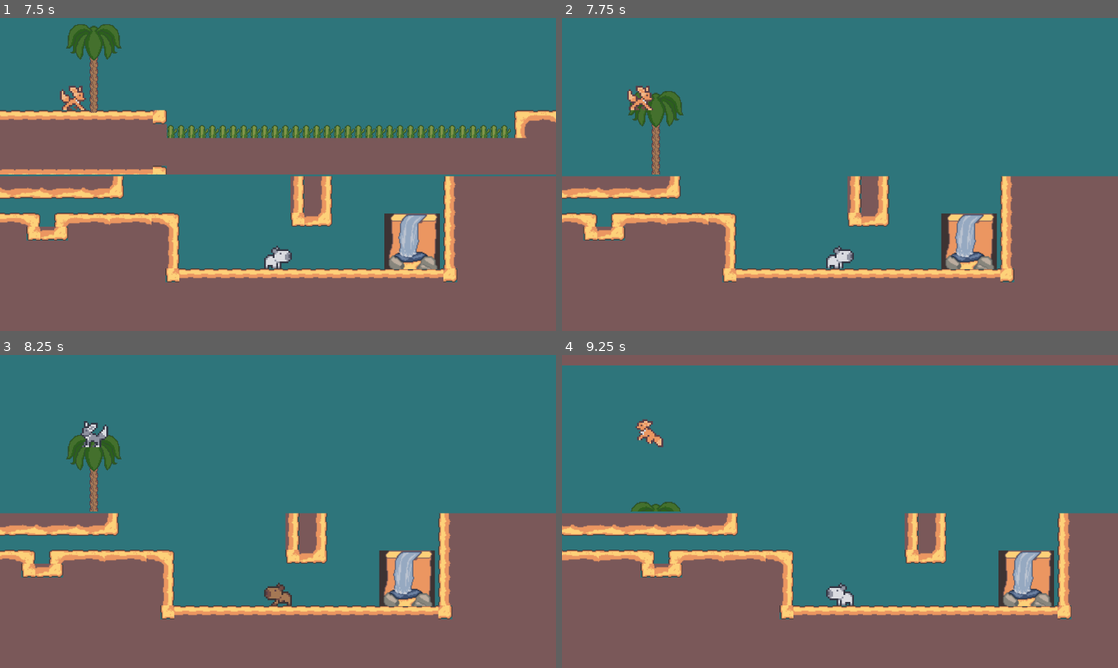
Above: before the commit, frames 1-4 (two rows, left to right).
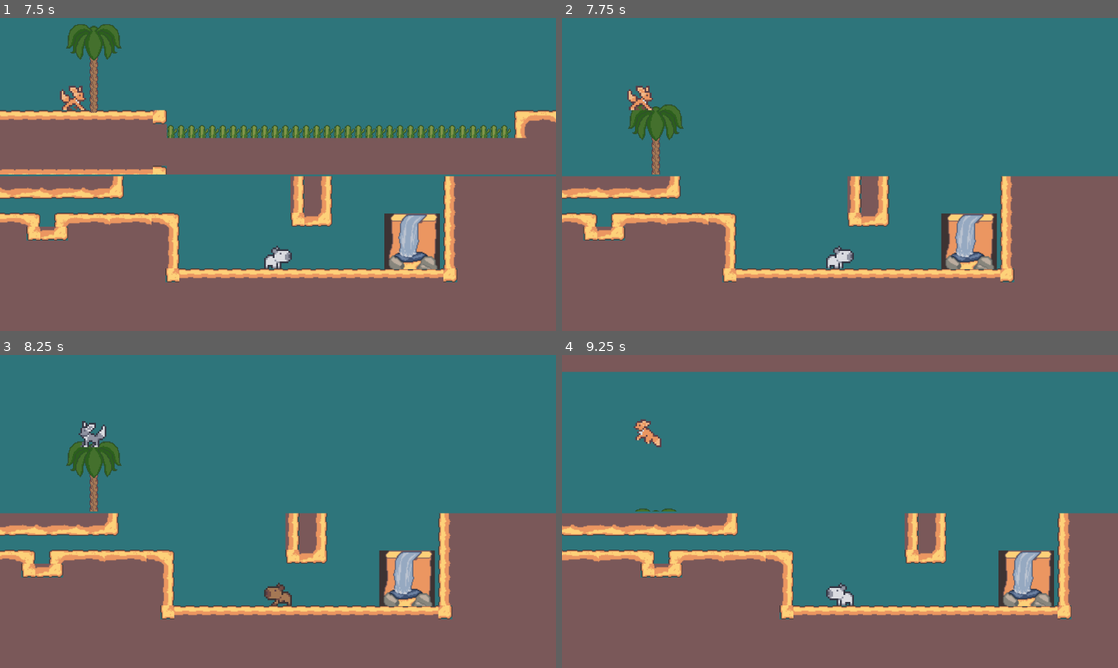
Above: after the commit, the same moments.

Repository: lhoffl/gmtk2024
Game: Godot game, scene res://transference/world/World2.tscn
Same seed, same stepped clock (60 frames per second), same inputs: the game is played once before the commit and once after it.
Inputs:
- Up to frame 1 (7.5 s): tap Enter at 0.5 s; hold D (player1_right) 0.53-1.28 s; tap Tab (swapBuddies) every 0.75 s from 0.6 to 7.35 s; tap Space (player1_jump) at 0.77, 1.52, 3.02, 3.77, 4.52, 6.02, 6.77 s; hold A (player1_left) 1.28-2.03 s; hold D (player1_right) 2.03-3.53 s; hold A (player1_left) 3.53-5.78 s; hold D (player1_right) from 5.78 s (still down)
- Up to frame 2 (7.75 s): keep holding D (player1_right); tap Space (player1_jump) at 7.52 s
- Up to frame 3 (8.25 s): release D (player1_right) at 8.03 s; hold A (player1_left) from 8.03 s (still down); tap Tab (swapBuddies) at 8.1 s
- Up to frame 4 (9.25 s): keep holding A (player1_left); tap Tab (swapBuddies) at 8.85 s; tap Space (player1_jump) at 9.02 s

Frame 1 is identical in both runs. In frame 2, 0.8% of the frame differs, in the area x 11-22%, y 23-50%; in frame 3, 0.7%; in frame 4, 2.4%, in the area x 0-100%, y 3-50%.

Commit message:
Better tree behavior

Diff:
--- a/transference/environment/Tree/tree.gd
+++ b/transference/environment/Tree/tree.gd
@@ -6,14 +6,16 @@
 
 @onready var _trunk = $Trunk
 @onready var _frond = $Fronds_StaticBody
+@onready var _frond_sprite = $Fronds_StaticBody/Sprite2D
 @export var _tree_height = 4
+@export var _tree_stand_delay = 300
 
 @export var _rightBendAmount = 90
 @export var _leftBendAmount = -90
 @export var _requiredMass = 1.5
-@export var _neutralBendAmount = 45
+@export var _neutralBendAmount = 0
 
-enum treeStates {STAND, BEND, BEND_UP, BEND_DOWN}
+enum treeStates {STAND, BEND, BEND_UP, BEND_DOWN, BENT}
 var treeState
 @export var rotation_speed = 1.5
 @export var return_speed = 10
@@ -28,6 +30,8 @@
 var is_bending = false
 var is_bending_right = false
 var player
+var current_stand_delay
+@onready var targetFrondRotationDegrees = 0.0
 
 func _ready():
 
@@ -42,6 +46,8 @@
 
 	buildTree()
 	treeState = treeStates.STAND
+	current_stand_delay = _tree_stand_delay
+	_frond_sprite.rotation = 0.0
 
 func buildTree():
 	for n in _tree_height:
@@ -65,41 +71,58 @@
 			rightCount += 1
 			player = rightRay.get_collider().get_parent()
 
-	if (leftCount > 0 or rightCount > 0) and player and player.mass > _requiredMass:
-		if not is_bending:
-			is_bending = true
-			if(rightCount > leftCount):
-				is_bending_right = true
-				bendToState(treeStates.BEND, delta, _rightBendAmount)
-			elif(leftCount > rightCount):
-				is_bending_right = false
-				bendToState(treeStates.BEND, delta, _leftBendAmount)
-		else:
+	if treeState not in [treeStates.BEND, treeStates.BENT] and (leftCount > 0 or rightCount > 0) and player and player.mass > _requiredMass:
+		treeState = treeStates.BEND
+		if(rightCount > leftCount):
+			is_bending_right = true
+		elif(leftCount > rightCount):
+			is_bending_right = false
+	elif treeState == treeStates.BENT:
+		current_stand_delay -= 1
+		if current_stand_delay <= 0:
+			current_stand_delay = _tree_stand_delay
+			treeState = treeStates.STAND
+
+	match treeState:
+		treeStates.STAND:
+			bendToState(treeStates.STAND, delta, _neutralBendAmount)
+		treeStates.BEND:
 			if is_bending_right:
 				bendToState(treeStates.BEND, delta, _rightBendAmount)
 			else:
 				bendToState(treeStates.BEND, delta, _leftBendAmount)
-	else:
-		is_bending = false
-		bendToState(treeStates.STAND, delta, _neutralBendAmount)
 
+	print(treeStates.keys()[treeState] + " Rot: " + str(_trunk.rotation_degrees) + " Delay: " + str(current_stand_delay) + " Frond Rot: " + str(_frond_sprite.rotation))
 	positionFrond()
+	shakeFrond(delta)
 
 func positionFrond():
 	_frond.global_position.x = top_trunk.global_position.x
 	_frond.global_position.y = top_trunk.global_position.y - 4
 
+func shakeFrond(delta):
+	#var rotateLeft = -15.0
+	#var rotateRight = 15.0
+	##if current_stand_delay / _tree_stand_delay < .3:
+	#if targetFrondRotationDegrees == 0.0:
+		#targetFrondRotationDegrees = rotateLeft
+	#
+	#if _frond_sprite.rotation == deg_to_rad(rotateLeft):
+		#targetFrondRotationDegrees = rotateRight
+	#elif _frond_sprite.rotation == deg_to_rad(rotateRight):
+		#targetFrondRotationDegrees = rotateLeft
+	##else:
+		##targetFrondRotationDegrees = 0.0
+		#
+	#_frond_sprite.rotation = lerp(_frond_sprite.rotation, deg_to_rad(targetFrondRotationDegrees), delta)
+	pass
+
 func bendToState(newState, delta, bendDegree):
-	if not treeState == newState:
-		if newState	 == treeStates.BEND:
-			if _trunk.rotation == deg_to_rad(bendDegree):
-				treeState = treeStates.BEND
-			else:
-				treeState = treeStates.BEND_DOWN
-			_trunk.rotation = lerp(_trunk.rotation, deg_to_rad(bendDegree), delta * rotation_speed)
-		if newState	 == treeStates.STAND:
-			if _trunk.rotation == deg_to_rad(_neutralBendAmount):
-				treeState = treeStates.STAND
-			else:
-				treeState = treeStates.BEND_UP
-			_trunk.rotation = lerp(_trunk.rotation, deg_to_rad(0), delta * return_speed)
+	if newState	 == treeStates.BEND:
+		if abs(_trunk.rotation - deg_to_rad(bendDegree)) < 0.1:
+			treeState = treeStates.BENT
+		_trunk.rotation = lerp(_trunk.rotation, deg_to_rad(bendDegree), delta * rotation_speed)
+	if newState	 == treeStates.STAND:
+		if _trunk.rotation == deg_to_rad(_neutralBendAmount):
+			treeState = treeStates.STAND
+		_trunk.rotation = lerp(_trunk.rotation, deg_to_rad(0), delta * return_speed)
--- a/transference/environment/Tree/tree.tscn
+++ b/transference/environment/Tree/tree.tscn
@@ -1,11 +1,10 @@
-[gd_scene load_steps=5 format=3 uid="uid://mbg4hpuqs78"]
+[gd_scene load_steps=4 format=3 uid="uid://mbg4hpuqs78"]
 
 [ext_resource type="Script" path="res://transference/environment/Tree/tree.gd" id="1_3w1xm"]
-[ext_resource type="Texture2D" uid="uid://b2obncbvyep52" path="res://transference/environment/Tree/palm-frond.png" id="2_6hnv1"]
 [ext_resource type="Texture2D" uid="uid://dvtjy7vc36xv5" path="res://transference/characters/players/sprites/treetop.png" id="2_fdrss"]
 
 [sub_resource type="RectangleShape2D" id="RectangleShape2D_mh8ud"]
-size = Vector2(56.5, 8)
+size = Vector2(59.25, 23)
 
 [node name="Tree" type="Node2D"]
 script = ExtResource("1_3w1xm")
@@ -13,40 +12,16 @@
 [node name="Fronds_StaticBody" type="StaticBody2D" parent="."]
 z_index = 1
 position = Vector2(0, -28)
+collision_mask = 3
 
 [node name="CollisionShape2D" type="CollisionShape2D" parent="Fronds_StaticBody"]
-position = Vector2(0, -12)
 shape = SubResource("RectangleShape2D_mh8ud")
 one_way_collision = true
-one_way_collision_margin = 0.0
+one_way_collision_margin = 16.0
 
-[node name="Sprite2D5" type="Sprite2D" parent="Fronds_StaticBody"]
+[node name="Sprite2D" type="Sprite2D" parent="Fronds_StaticBody"]
 position = Vector2(0, 10)
 texture = ExtResource("2_fdrss")
-
-[node name="Sprite2D" type="Sprite2D" parent="Fronds_StaticBody"]
-visible = false
-position = Vector2(8, 3)
-rotation = 1.0472
-texture = ExtResource("2_6hnv1")
-
-[node name="Sprite2D2" type="Sprite2D" parent="Fronds_StaticBody"]
-visible = false
-position = Vector2(-8, 3)
-rotation = -2.61799
-texture = ExtResource("2_6hnv1")
-
-[node name="Sprite2D3" type="Sprite2D" parent="Fronds_StaticBody"]
-visible = false
-position = Vector2(-8, 8)
-rotation = -3.14159
-texture = ExtResource("2_6hnv1")
-
-[node name="Sprite2D4" type="Sprite2D" parent="Fronds_StaticBody"]
-visible = false
-position = Vector2(8, 9)
-rotation = 1.5708
-texture = ExtResource("2_6hnv1")
 
 [node name="Raycasts" type="Node2D" parent="Fronds_StaticBody"]
 
